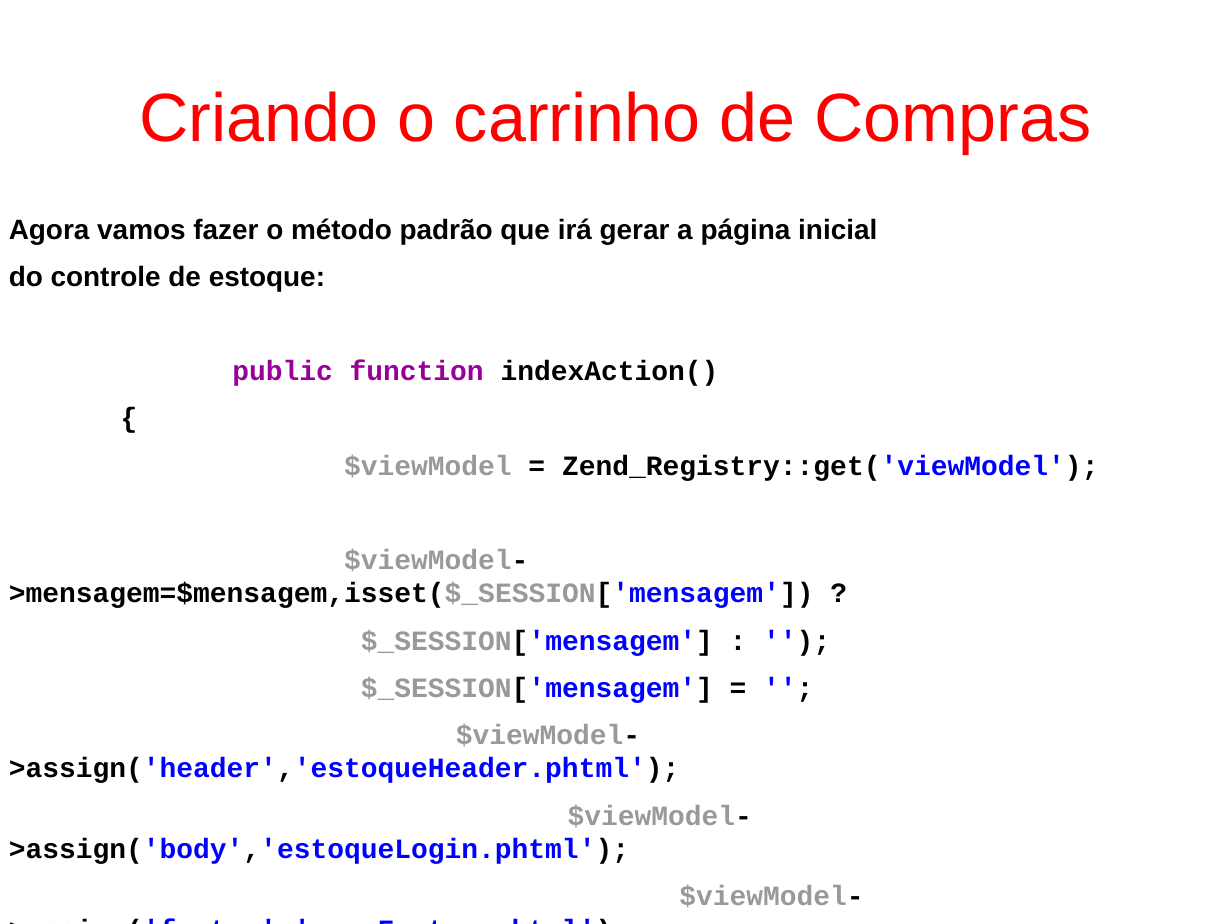
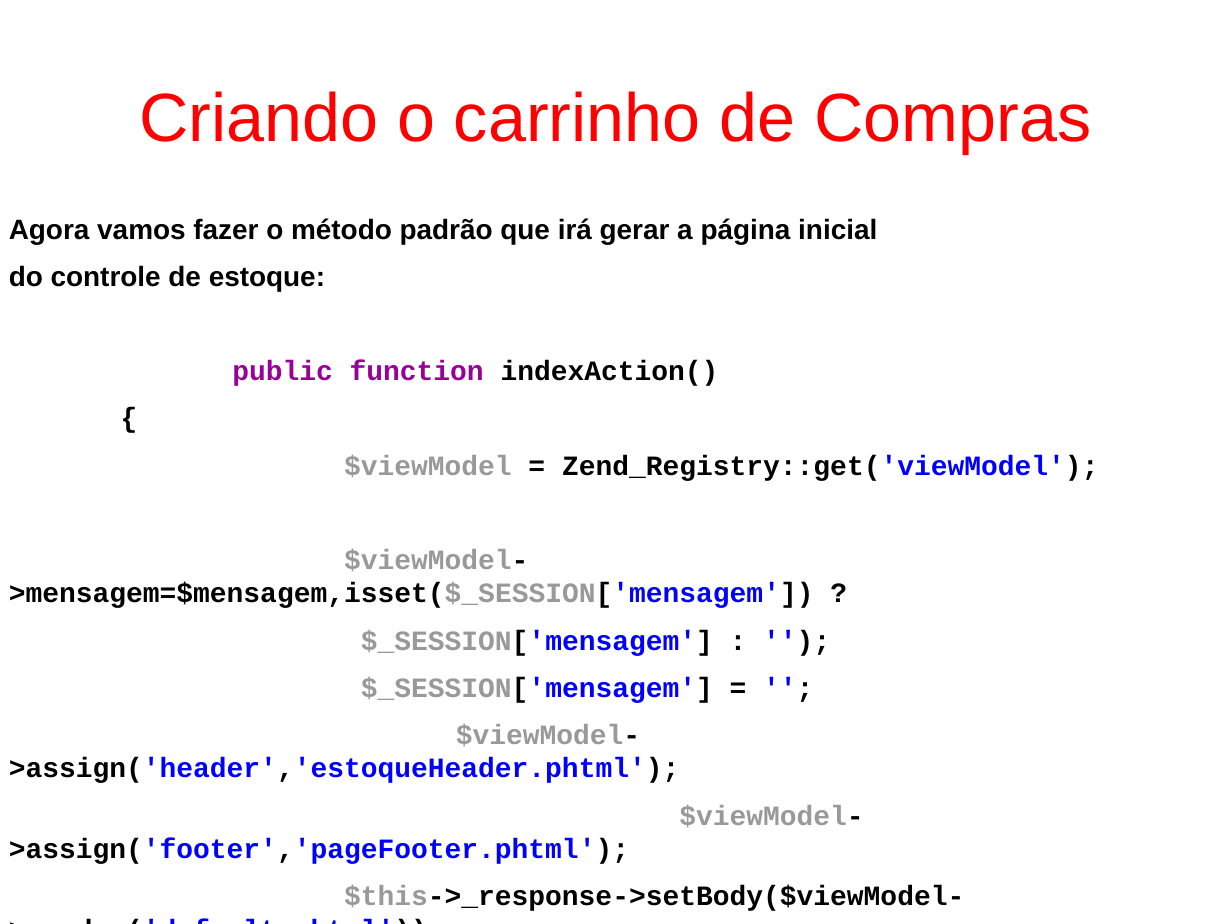
Before and after one commit to fgsl/lojasacme, a slide deck: slide 138 of docs/tutorial.odp. Drawn at 1232x924 pixels with LibreOffice and Linux fonts; fonts in the diff are those of the drawing. Boxes give left, top, right and bottom in pixels: in the first picture for what was removed or moved away, otherwise in the second. Text is boxed around its words. In the diff, an @@ line names an element or a change of style, - is before the commit and + after.

Commit message:
Remover atribuições da variável body #23

```diff
--- a/docs/tutorial.odp
+++ b/docs/tutorial.odp
@@ text at (x1=9, y1=805, x2=752, y2=864): paragraph removed @@
-$viewModel->assign('body','estoqueLogin.phtml');
```
Also in this commit, not shown: 10 other slides changed.
